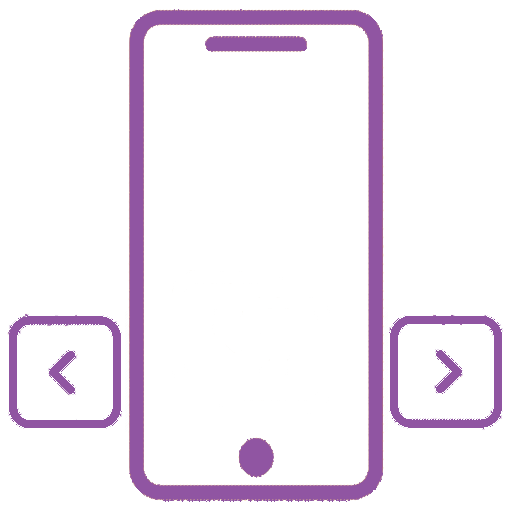
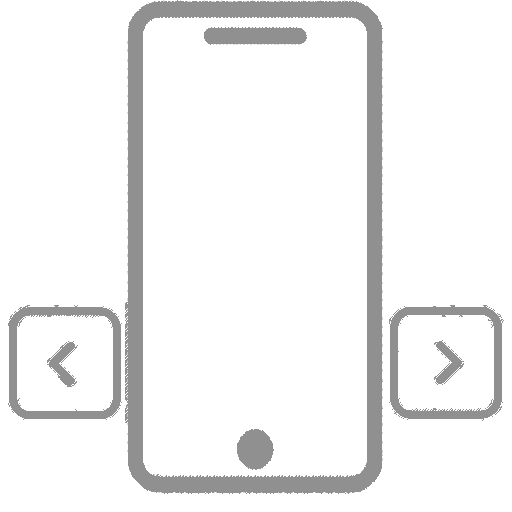
Revision of a layered 512 × 512 image; what changed, layer by layer:
painted on "Two Hand Mode" over [7,0,504,506]
